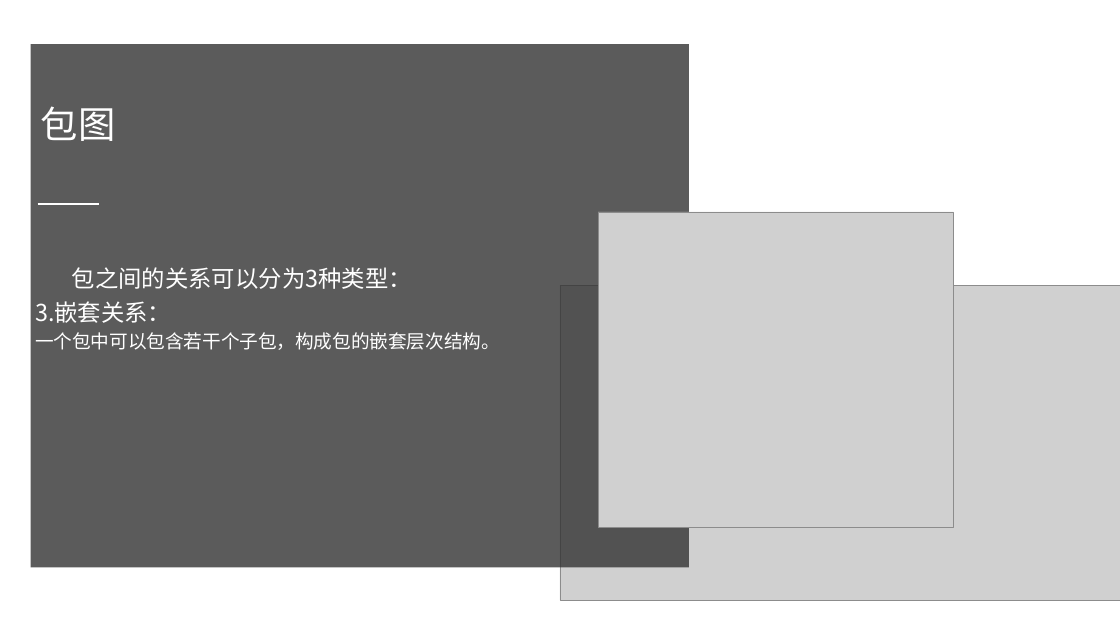
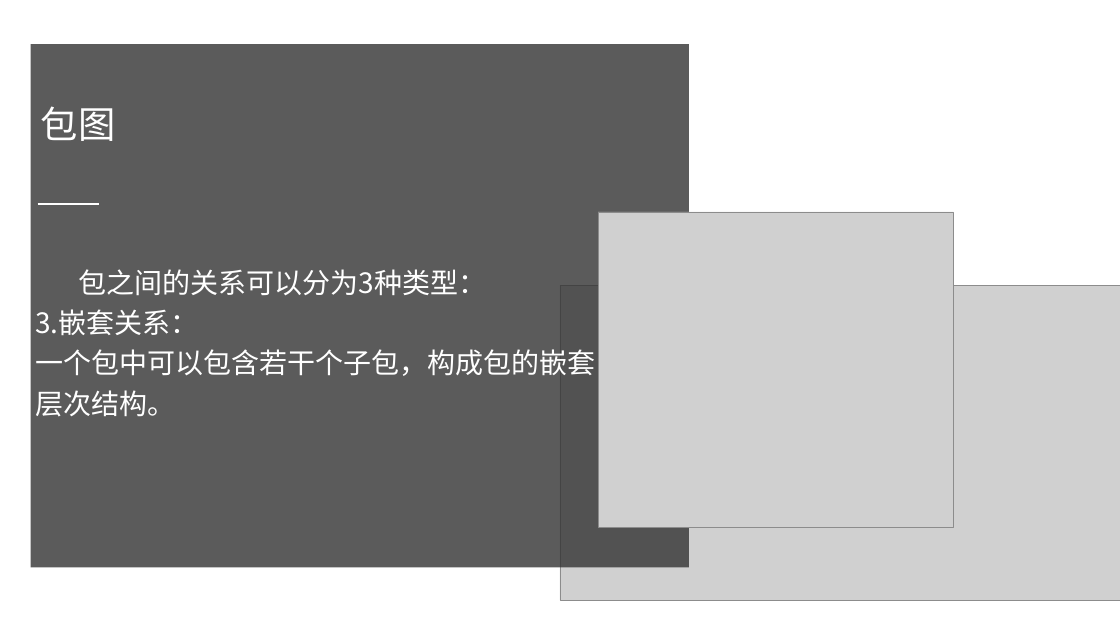
Before and after one commit to PRD2018-G10/TeachingAssistWebsiteProject, a slide deck: slide 26 of 非受控文档/2翻转PPT/PRD2018-G10-UML基础3.pptx. Drawn at 1120x630 pixels with LibreOffice and Linux fonts; fonts in the diff are those of the drawing; grey boxes stand for pictures. Boxes give left, top, right and bottom in pixels: in the first picture for what was removed or moved away, otherwise in the second. Text is boxed around its words. In the diff, an @@ line names an element or a change of style, - is before the commit and + after.

```diff
--- a/非受控文档/2翻转PPT/PRD2018-G10-UML基础3.pptx
+++ b/非受控文档/2翻转PPT/PRD2018-G10-UML基础3.pptx
@@ text "包之间的关系可以分为3种类型：" at [35, 269, 595, 416]: size 20 to 24 pt in "包之间的关系可以分为3种类型：", "3.嵌套关系："; size 16 to 24 pt in "一个包中可以包含若干个子包，构成包的嵌套层次结构。" @@
```
Also in this commit, not shown: 12 other slides changed.
